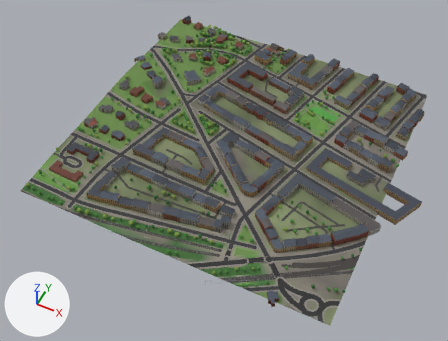
An edit to the glTF model glasgow-subway/data/city/city_6_9.glb, drawn before and after from the same camera.
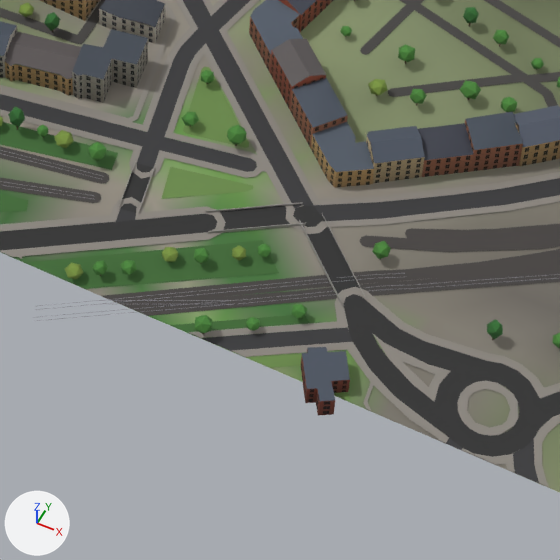
There are two pictures of each version: one whole from a 50 mm camera at (-50.0, -2906.0, 755.0) aimed at (-351.0, -2304.0, 4.0), one close up on the part from 44% to 73% of the width and 61% to 100% of the height. Lighting does not change. The marker at lower left points along +X, +Y and +Z. The last two pictures show the newer version. Where no turn or scale is listed for an object, it has been applied to the vertices. Vertices at exactly the same position are counted once.

Names of what the first close-up shows: 'buildings_6_9', 'green_6_9', 'rail_6_9', 'roads_6_9', 'terrain_6_9' and 31 more.
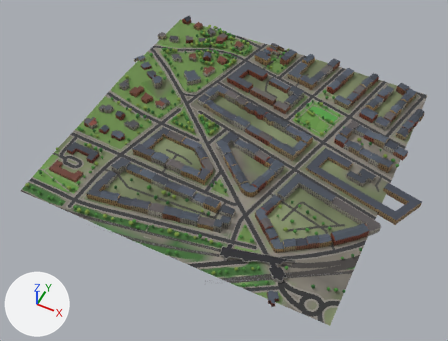
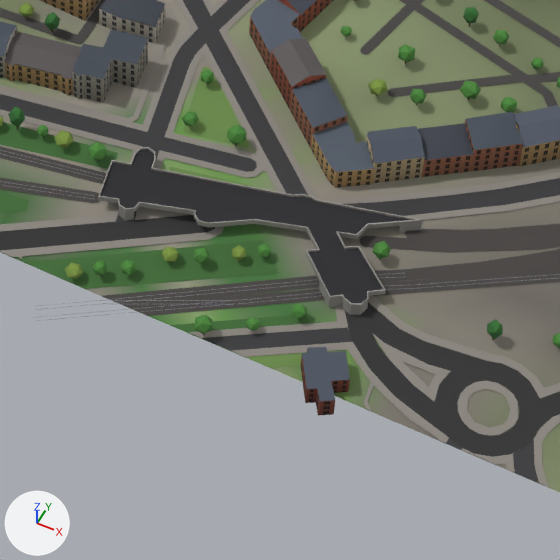
Where the change shows, as pixel boxes (x1, y1, x2, y2) in the close-ups (560 x 560 px):
part 1 of me_roads_6_9, added: after (100, 150, 407, 304)
part 2 of me_roads_6_9, built on: before (119, 150, 366, 307); after (98, 147, 422, 315)

The change, as a list of edits to the scene's bpy script:
```text
Change me_roads_6_9:
    used by ob_roads_6_9; location = (-350.0, -2250.0, 29.2)
    remove me_roads_6_9.from_pydata(...)  # 2271 vertices, 2275 faces; spans x -250.0..250.0, y -250.0..250.0, z -8.0..8.0
    add me_roads_6_9.from_pydata(...)  # 2687 vertices, 2713 faces; spans x -250.0..250.0, y -250.0..250.0, z -8.0..8.0
    me_roads_6_9 part 1: a new loose piece of 65 vertices spanning x 72.0..174.0, y -222.0..-181.0, z 1.0, in mat_mat_road
    me_roads_6_9 part 2: 2 vertices moved from x 140.0..163.0, y -220.0..-197.0, z -4.0 to x 140.0..166.0, y -221.0..-197.0, z -4.0..2.0; 110 vertices removed from x 78.0..169.0, y -220.0..-190.0, z -5.0..-3.0; 461 vertices added at x 72.0..174.0, y -222.0..-181.0, z -5.0..2.0
```
